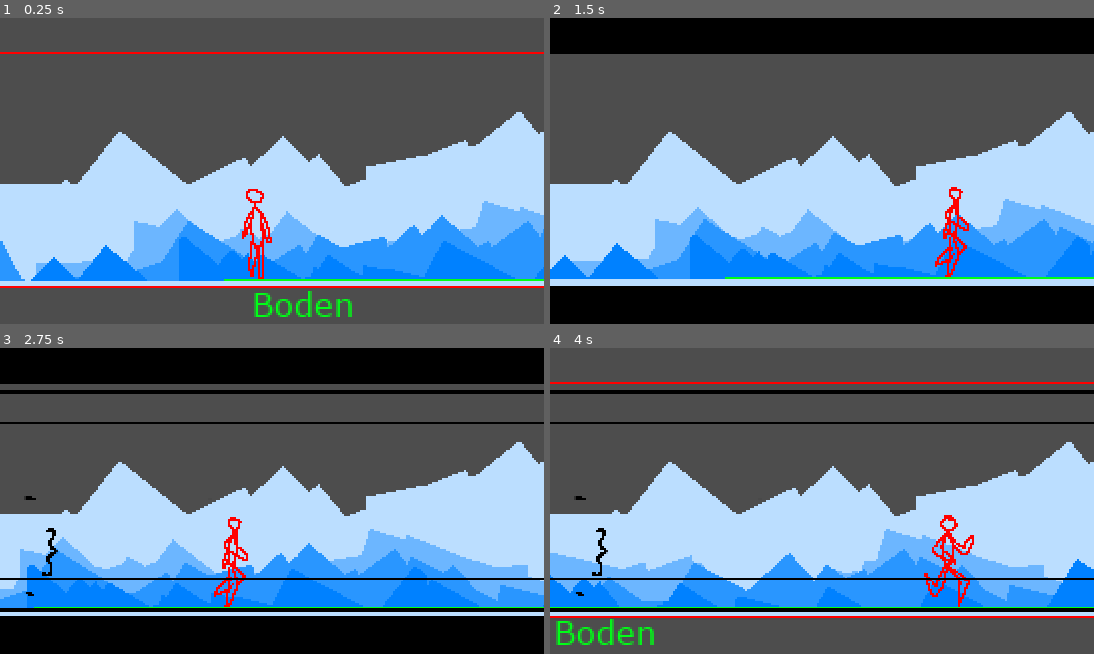
Above: before the commit, frames 1-4 (two rows, left to right).
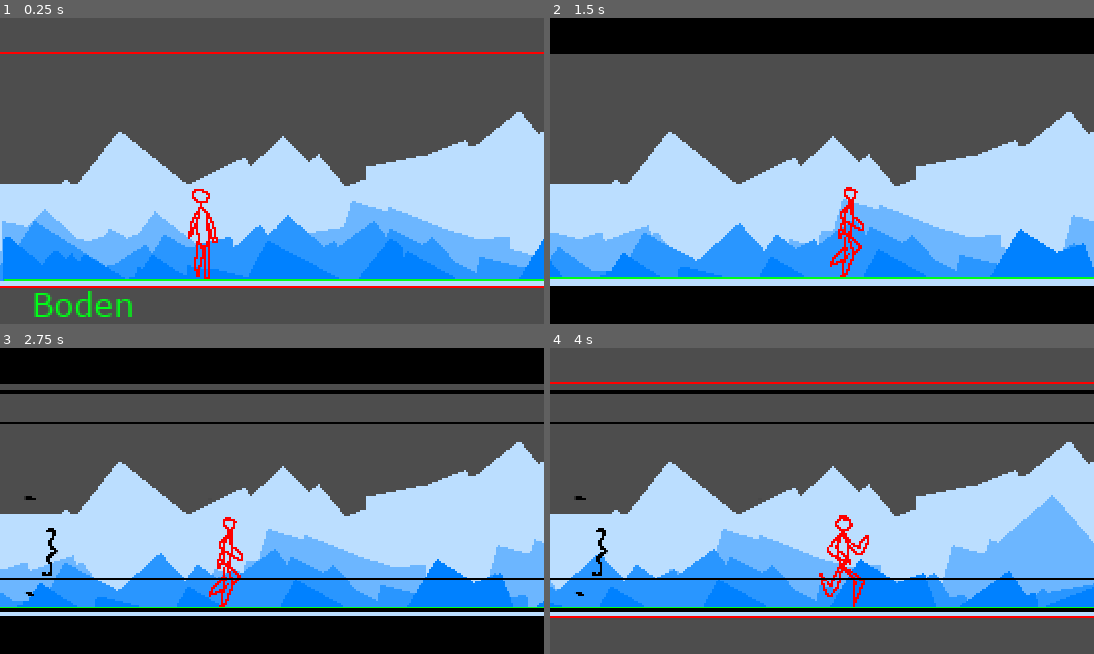
Above: after the commit, the same moments.

Repository: ZeysMockingjay/Das_Vermaechtnis_AT
Game: Godot game, scene res://test_level.tscn
Two runs of this game, one before a commit and one after it. Both use one fixed random seed, a clock stepped at 60 frames per second and the inputs below.
Inputs:
- Up to frame 1 (0.25 s): no input
- Up to frame 2 (1.5 s): tap Enter (ui_accept) at 0.5, 0.6, 0.77, 1.07 s; hold D (playermoveright) from 0.53 s (still down); tap 1 at 1.35 s
- Up to frame 3 (2.75 s): tap Enter (ui_accept) at 1.52, 1.55, 1.82, 2.3 s; release D (playermoveright) at 2.03 s; hold A (playermoveleft) from 2.03 s (still down); tap 2 at 2.1 s
- Up to frame 4 (4 s): release A (playermoveleft) at 2.78 s; hold D (playermoveright) from 2.78 s (still down); tap Enter (ui_accept) at 2.85, 3.02, 3.32, 3.77, 3.8 s; tap 1 at 3.6 s

The runs differ from the first frame. In frame 1, 16% of the frame differs, in the area x 0-100%, y 55-98%; in frame 2, 14%; in frame 3, 12%; in frame 4, 17%, in the area x 0-100%, y 48-98%.

Commit message:
Implemented Area Borders

Diff:
--- a/Test_level_levelchangetest.tscn
+++ b/Test_level_levelchangetest.tscn
@@ -101,8 +101,11 @@
 position = Vector2(119, -26)
 offset = Vector2(-112, 0)
 process_callback = 0
+limit_left = 110
+limit_right = 560
+limit_bottom = 200
+limit_smoothed = true
 position_smoothing_enabled = true
-drag_horizontal_enabled = true
 drag_left_margin = 0.4
 drag_right_margin = 0.4
 script = ExtResource("4_o5ayi")
--- a/test_level.gd
+++ b/test_level.gd
@@ -1,7 +1,7 @@
 extends Node2D
 
 # Game variables
-const PLAYER_START_POS : Vector2 = Vector2(17, 106)
+const PLAYER_START_POS : Vector2 = Vector2(100, 106)
 #TESTconst CAM_START_POS : Vector2 = Vector2(136, 77)
 
 # Called when the node enters the scene tree for the first time.
--- a/test_level.tscn
+++ b/test_level.tscn
@@ -142,17 +142,16 @@
 offset = Vector2(0, 18)
 
 [node name="Player" type="CharacterBody2D" parent="."]
-position = Vector2(17, 103)
+position = Vector2(100, 103)
 script = ExtResource("8_hiekp")
 
 [node name="Camera2D" type="Camera2D" parent="Player"]
 position = Vector2(119, -26)
 offset = Vector2(-112, 0)
 process_callback = 0
+limit_left = 110
+limit_right = 1000
 position_smoothing_enabled = true
-drag_horizontal_enabled = true
-drag_left_margin = 0.4
-drag_right_margin = 0.4
 script = ExtResource("2_1t336")
 
 [node name="IdleCollision" type="CollisionShape2D" parent="Player"]
